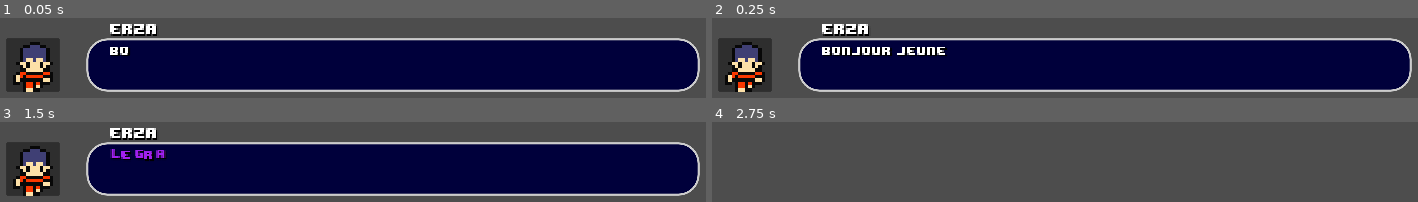
Above: before the commit, frames 1-4 (two rows, left to right).
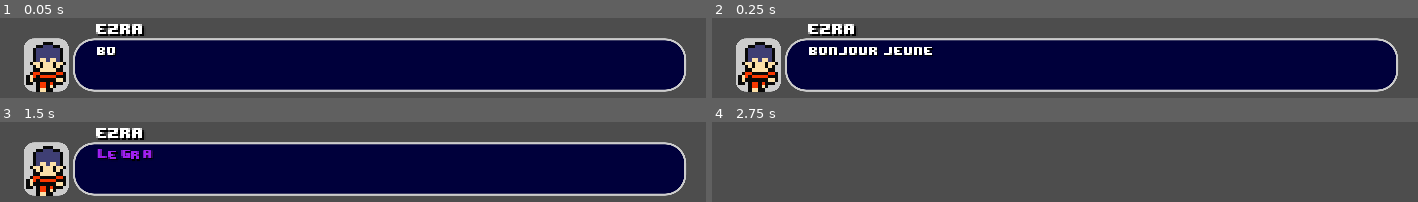
Above: after the commit, the same moments.

Repository: NonoIceOff/ContagionCreatures
Game: Godot game, scene res://Scenes/speech_box.tscn
Two runs of this game, one before a commit and one after it. Both use one fixed random seed, a clock stepped at 60 frames per second and the inputs below. This scene is started directly instead of the project's main scene.
Inputs:
- Up to frame 1 (0.05 s): no input
- Up to frame 2 (0.25 s): no input
- Up to frame 3 (1.5 s): tap Enter at 0.5 s; hold Right (ui_right) 0.53-1.28 s; tap E (ui_interact) at 0.6, 1.35 s; tap Space at 1.25 s; hold Down (ui_down) from 1.28 s (still down)
- Up to frame 4 (2.75 s): release Down (ui_down) at 2.03 s; hold Right (ui_right) from 2.03 s (still down); tap E (ui_interact) at 2.1 s

The runs differ from the first frame. In frame 1, 9.7% of the frame differs, in the area x 0-100%, y 7-93%; in frame 2, 11%; in frame 3, 10%; in frame 4, nothing differs.

Commit message:
Optimisation de la boite de dalogue

Diff:
--- a/Scenes/speech_box.gd
+++ b/Scenes/speech_box.gd
@@ -1,33 +1,62 @@
 extends Control
 
+var texts = {
+	0: {
+		"text": "Bonjour jeune aventurier ! J'ai perdu quelque chose... pourrais-tu m'aider contre [tornado radius=5.0 freq=1.0 connected=1][rainbow freq=0.1 sat=0.8 val=0.8]une recompense[/rainbow][/tornado] ?",
+		"has_choices": true,
+		"text_choices": ["Oui", "Non"],
+		"has_suite": false,
+		"choices_jump_to": [1, 3]
+	},
+	1: {
+		"text": "Super ! Eh bien j’ai perdu mes [wave amp=50 freq=2][color=yellow]CRAMPTES[/color][/wave].\nElles sont très importantes à mes yeux. Sans elles, je ne peux plus me déplacer normalement...",
+		"has_choices": false,
+		"text_choices": [],
+		"has_suite": true,
+		"choices_jump_to": [2, 0]
+	},
+	2: {
+		"text": "[shake rate=20.0 level=20 connected=1][color=purple]Le grand méchant[/color][/shake] me les a volées, ils doivent certainement être dans un coin non éloigné de la map.",
+		"has_choices": false,
+		"text_choices": [],
+		"has_suite": true,
+		"choices_jump_to": [3, 0]
+	},
+	3: {
+		"text": "Oh... reviens me voir plus tard !",
+		"has_choices": false,
+		"text_choices": [],
+		"has_suite": false,
+		"choices_jump_to": [0, 0]
+	}
+}
 
-## texts = {0: {"text":"aaa"}}
-var texts_to_shox = ["Bonjour jeune aventurier ! J'ai perdu quelque chose... pourrais-tu m'aider contre [tornado radius=5.0 freq=1.0 connected=1][rainbow freq=0.1 sat=0.8 val=0.8]une recompense[/rainbow][/tornado] ?",
-					"Super ! Eh bien j’ai perdu mes [wave amp=50 freq=2][color=yellow]CRAMPTES[/color][/wave].\nElles sont tres importantes a mes yeux. Sans elles je ne peux plus me deplacer normalement...",
-					"[shake rate=20.0 level=20 connected=1][color=purple]Le grand mechant[/color][/shake] me les a voles, ils doivent certainement etre dans un coin non eloigne de la map.",
-					"Oh... reviens me voir plus tard !"]
 var actual_text = 0
-
-# Si la bulle de texte possède des choix
-var has_choices = [1,0,0,0]
 var choice = 0
 
-# Les liaisons des chois avec la bulle de etxte associée
-var choices_links_1 = [1,0,0,0]
-var choices_links_2 = [3,0,0,0]
+func _ready():
+	display_text()
 
-# Si le texte possède une suite
-var text_has_suit = [1,1,-1,-1]
+func display_text():
+	get_node("TextsBox/Label").text = texts[actual_text]["text"]
+	get_node("TextsBox/Label").visible_ratio = 0
 
-func _ready():
-	get_node("TextsBox/Label").text = texts_to_shox[actual_text]
-	get_node("TextsBox/Label").visible_ratio = 0
+	if texts[actual_text]["has_choices"]:
+		get_node("TextsBox/Choices").visible = true
+		get_node("TextsBox/ChoicesTexts").visible = true
+		update_choices()
+
+func update_choices():
+	var choices = texts[actual_text]["text_choices"]
+	get_node("TextsBox/ChoicesTexts").text = ""
+	for i in range(choices.size()):
+		get_node("TextsBox/ChoicesTexts").text += choices[i]+"\n"
 
 
 func _process(delta):
 	if get_node("TextsBox/Label").visible_ratio == 1:
-		if actual_text < texts_to_shox.size():
-			if has_choices[actual_text] == 0:
+		if actual_text < texts.size():
+			if not texts[actual_text]["has_choices"]:
 				get_node("TextsBox/Next").visible = true
 			else:
 				get_node("TextsBox/Choices").visible = true
@@ -39,29 +68,32 @@
 		get_node("TextsBox/ChoicesTexts").visible = false
 
 	if Input.is_action_just_pressed("ui_interact"):
-		if has_choices[actual_text] == 0:
-			actual_text += 1
-			if actual_text < texts_to_shox.size():
-				if text_has_suit[actual_text-1] != -1:
-					get_node("TextsBox/Label").visible_ratio = 0
-					get_node("TextsBox/Label").text = texts_to_shox[actual_text]
-				else:
-					visible = false
-			else:
-				visible = false
+		if not texts[actual_text]["has_choices"]:
+			handle_next_text()
 		else:
-			if choice == 0:
-				actual_text = choices_links_1[actual_text]
-				get_node("TextsBox/Label").text = texts_to_shox[actual_text]
-				get_node("TextsBox/Label").visible_ratio = 0
-			elif choice == 1:
-				actual_text = choices_links_2[actual_text]
-				get_node("TextsBox/Label").text = texts_to_shox[actual_text]
-				get_node("TextsBox/Label").visible_ratio = 0
+			handle_choice()
 
 	if Input.is_action_just_pressed("ui_down") and choice < 1:
-		get_node("TextsBox/Choices").position.y += 28
+		get_node("TextsBox/Choices").position.y += 38
 		choice += 1
 	if Input.is_action_just_pressed("ui_up") and choice > 0:
-		get_node("TextsBox/Choices").position.y -= 28
+		get_node("TextsBox/Choices").position.y -= 38
 		choice -= 1
+
+func handle_next_text():
+	actual_text += 1
+	if actual_text < texts.size():
+		if texts[actual_text]["has_suite"]:
+			display_text()
+		else:
+			visible = false
+	else:
+		visible = false
+
+func handle_choice():
+	if choice == 0:
+		actual_text = texts[actual_text]["choices_jump_to"][0]
+	elif choice == 1:
+		actual_text = texts[actual_text]["choices_jump_to"][1]
+
+	display_text()
--- a/Scenes/speech_box.tscn
+++ b/Scenes/speech_box.tscn
@@ -1,7 +1,17 @@
-[gd_scene load_steps=4 format=3 uid="uid://bygxx7a6c4m0f"]
+[gd_scene load_steps=5 format=3 uid="uid://bygxx7a6c4m0f"]
 
 [ext_resource type="Script" path="res://Scenes/speech_box.gd" id="1_uc22q"]
 [ext_resource type="Texture2D" uid="uid://dredmuniisvo3" path="res://Textures/01-generic.png" id="2_a0xcg"]
+
+[sub_resource type="StyleBoxFlat" id="StyleBoxFlat_5r2v4"]
+bg_color = Color(0.8, 0.8, 0.8, 1)
+border_width_left = 10
+border_width_right = 10
+border_color = Color(0.8, 0.8, 0.8, 0)
+corner_radius_top_left = 25
+corner_radius_top_right = 25
+corner_radius_bottom_right = 25
+corner_radius_bottom_left = 25
 
 [sub_resource type="StyleBoxFlat" id="StyleBoxFlat_rc3om"]
 bg_color = Color(0, 0, 0.231373, 1)
@@ -15,6 +25,7 @@
 corner_radius_bottom_left = 50
 
 [node name="SpeechBox" type="Control"]
+texture_filter = 1
 layout_mode = 3
 anchors_preset = 15
 anchor_right = 1.0
@@ -24,11 +35,13 @@
 script = ExtResource("1_uc22q")
 
 [node name="IconSpeecher" type="Panel" parent="."]
+texture_filter = 1
 layout_mode = 0
-offset_left = 128.0
+offset_left = 160.0
 offset_top = 896.0
-offset_right = 256.0
+offset_right = 288.0
 offset_bottom = 1024.0
+theme_override_styles/panel = SubResource("StyleBoxFlat_5r2v4")
 
 [node name="Sprite2D" type="Sprite2D" parent="IconSpeecher"]
 texture_filter = 1
@@ -39,10 +52,11 @@
 region_rect = Rect2(0, 0, 16, 16)
 
 [node name="TextsBox" type="Panel" parent="."]
+texture_filter = 1
 layout_mode = 0
-offset_left = 320.0
+offset_left = 288.0
 offset_top = 896.0
-offset_right = 1792.0
+offset_right = 1760.0
 offset_bottom = 1024.0
 theme_override_styles/panel = SubResource("StyleBoxFlat_rc3om")
 
@@ -57,7 +71,7 @@
 theme_override_colors/font_shadow_color = Color(0, 0, 0, 1)
 theme_override_constants/shadow_offset_x = 2
 theme_override_constants/shadow_offset_y = 2
-text = "erza"
+text = "ezra"
 vertical_alignment = 1
 clip_text = true
 text_overrun_behavior = 2
@@ -97,14 +111,15 @@
 [node name="ChoicesTexts" type="Label" parent="TextsBox"]
 texture_filter = 1
 layout_mode = 0
-offset_left = 872.0
-offset_top = -64.0
-offset_right = 1240.0
-offset_bottom = -26.0
-scale = Vector2(1.5, 1.5)
+offset_left = 664.0
+offset_top = -80.0
+offset_right = 1032.0
+offset_bottom = -42.0
+scale = Vector2(2, 2)
+theme_override_colors/font_color = Color(0.694118, 0.694118, 0.694118, 1)
 theme_override_colors/font_shadow_color = Color(0, 0, 0, 1)
-text = "OUI
-NON"
+text = "je vais t aider
+NON LAISSE MOI TRANQUILLE"
 horizontal_alignment = 2
 
 [node name="Choices" type="Label" parent="TextsBox"]
@@ -112,11 +127,11 @@
 show_behind_parent = true
 texture_filter = 1
 layout_mode = 0
-offset_left = 1432.0
-offset_top = -64.0
-offset_right = 1440.0
-offset_bottom = -45.0
-scale = Vector2(1.5, 1.5)
+offset_left = 1408.0
+offset_top = -80.0
+offset_right = 1416.0
+offset_bottom = -61.0
+scale = Vector2(2, 2)
 theme_override_colors/font_shadow_color = Color(0, 0, 0.235294, 1)
 theme_override_constants/shadow_offset_x = 1
 theme_override_constants/shadow_offset_y = 1
